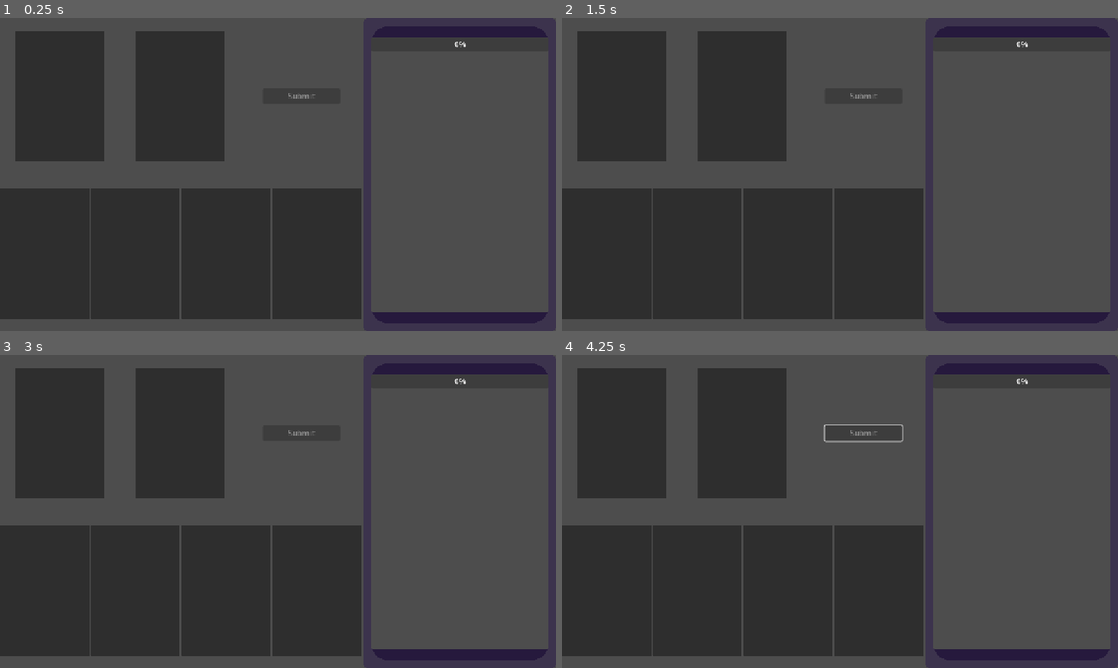
Above: before the commit, frames 1-4 (two rows, left to right).
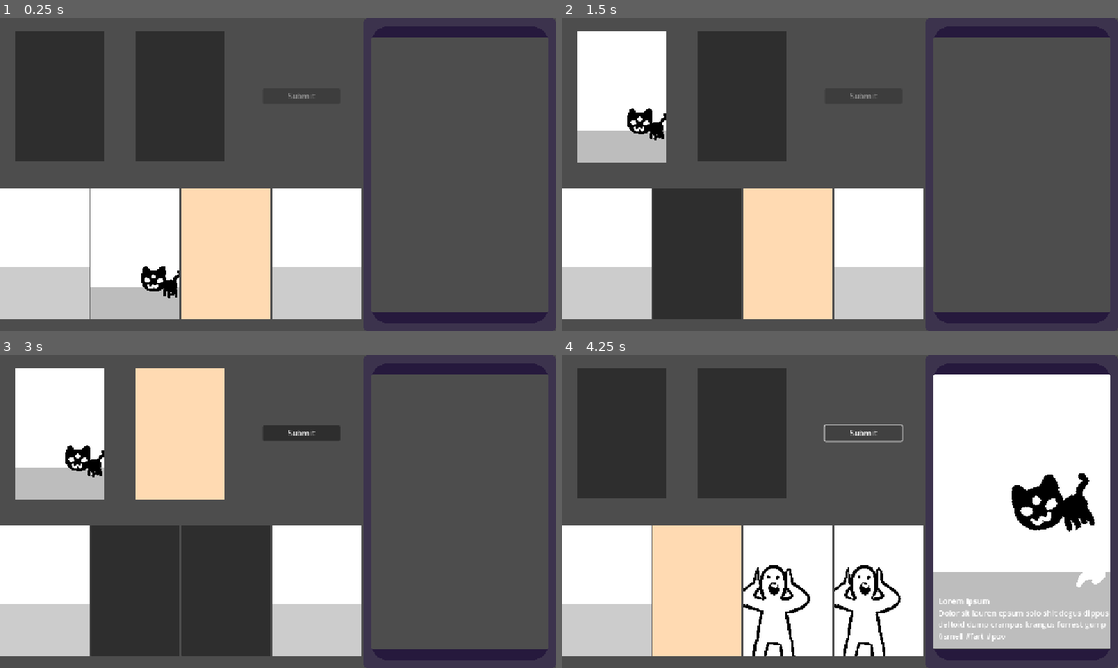
Above: after the commit, the same moments.

Repository: orbital-mage/gmtk-2025
Game: Godot game, scene res://game.tscn
Same seed, same stepped clock (60 frames per second), same inputs: the game is played once before the commit and once after it.
Inputs (mouse positions are in pixels of both pictures, inside the frame that each line leads up to):
- Up to frame 1 (0.25 s): no input
- Up to frame 2 (1.5 s): tap Enter at 0.5 s; move the mouse to (1023, 180) at 0.52 s; press the mouse at (1023, 180) at 0.53 s; tap Space at 1.25 s; move the mouse to (728, 190) at 1.27 s; release the mouse at (728, 190) at 1.28 s; click (728, 190) at 1.35 s
- Up to frame 3 (3 s): tap Enter at 2 s; move the mouse to (333, 442) at 2.02 s; hold Tab (spawn) 2.03-2.78 s; click (333, 442) at 2.3 s; tap Space at 2.75 s; move the mouse to (250, 574) at 2.77 s; click (250, 574) at 2.85 s
- Up to frame 4 (4.25 s): click (862, 433) at 3.5 s, where only the run after the commit has a clickable "Submit"

The runs differ from the first frame. In frame 1, 27% of the frame differs, in the area x 0-84%, y 7-97%; in frame 2, 27%; in frame 3, 27%; in frame 4, 55%, in the area x 0-99%, y 6-97%.
Error before the commit: Parse Error: Identifier "State" not declared in the current scope. (res://phone/phone.gd:17)

Commit message:
play full videos

Diff:
--- a/editor/clips/clips.gd
+++ b/editor/clips/clips.gd
@@ -4,10 +4,10 @@
 
 var rng = RandomNumberGenerator.new()
 var content = [
-	preload("res://scenes/videos_new/cat.tscn"),
-	preload("res://scenes/videos_new/explode.tscn"),
-	preload("res://scenes/videos_new/found_out.tscn"),
-	preload("res://scenes/videos_new/walking.tscn"),
+	preload("res://videos/cat.tscn"),
+	preload("res://videos/explode.tscn"),
+	preload("res://videos/found_out.tscn"),
+	preload("res://videos/walking.tscn")
 ]
 
 func _ready() -> void:
--- /dev/null
+++ b/editor/editor.gd
@@ -0,0 +1,6 @@
+extends Node
+
+signal video_submitted(clips: Array[VideoContent])
+
+func submit_video(clips: Array[VideoContent]) -> void:
+	video_submitted.emit(clips)
--- a/editor/timeline.gd
+++ b/editor/timeline.gd
@@ -25,4 +25,4 @@
 		clips.append(slot.content)
 		slot.clear_content()
 
-	print(clips)
+	Editor.submit_video(clips)
--- a/game.tscn
+++ b/game.tscn
@@ -22,5 +22,5 @@
 [node name="Editor" parent="HBoxContainer" instance=ExtResource("1_feb5d")]
 layout_mode = 2
 
-[node name="PhoneContainer" parent="HBoxContainer" instance=ExtResource("1_e2o6t")]
+[node name="Phone" parent="HBoxContainer" instance=ExtResource("1_e2o6t")]
 layout_mode = 2
--- a/phone/attention_bar.gd
+++ /dev/null
@@ -1,4 +0,0 @@
-extends ProgressBar
-
-func _process(delta: float) -> void:
-	value = State.attention
--- a/phone/data/video_data.gd
+++ b/phone/data/video_data.gd
@@ -1,6 +1,5 @@
 class_name VideoData extends Resource
 
-@export var content: PackedScene
-@export var audio: VideoText
+@export var clips: Array[PackedScene]
 @export var title: String
 @export var description: String
--- /dev/null
+++ b/phone/data/video_data.tres
@@ -0,0 +1,12 @@
+[gd_resource type="Resource" script_class="VideoData" load_steps=4 format=3 uid="uid://cctn2xsu3md74"]
+
+[ext_resource type="PackedScene" uid="uid://c3eo771vnay4y" path="res://videos/walking.tscn" id="1_lmr65"]
+[ext_resource type="Script" uid="uid://c2ikw4g76bhoc" path="res://phone/data/video_data.gd" id="1_r7t6u"]
+[ext_resource type="PackedScene" uid="uid://ryycgbl3h75e" path="res://videos/explode.tscn" id="2_cw31e"]
+
+[resource]
+script = ExtResource("1_r7t6u")
+clips = Array[PackedScene]([ExtResource("1_lmr65"), ExtResource("2_cw31e")])
+title = "Lorem Ipsum"
+description = "Dolor sit lauren epsum solo shit dogus dippus deltoid dump crampus krangus forrest gump"
+metadata/_custom_type_script = "uid://c2ikw4g76bhoc"
--- a/phone/data/video_table.gd
+++ b/phone/data/video_table.gd
@@ -2,8 +2,6 @@
 
 static var rng = RandomNumberGenerator.new()
 static var tables = [
-	load("res://phone/data/jumpscare_table.tres"),
-	load("res://phone/data/talking_table.tres")
 ]
 
 static func randomize() -> VideoData:
@@ -21,6 +19,5 @@
 	return arr[rng.randi_range(0, arr.size() - 1)]
 
 @export var content: Array[PackedScene] = []
-@export var audio: Array[VideoText] = []
 @export var titles: Array[String] = []
 @export var descriptions: Array[String] = []
--- a/phone/phone.gd
+++ b/phone/phone.gd
@@ -11,11 +11,14 @@
 @onready var container: Container = $Videos
 
 func _ready() -> void:
-	current_video = _next_video()
+	Editor.video_submitted.connect(_on_new_video)
+
+func _on_new_video(clips: Array[VideoContent]) -> void:
+	container.remove_child(current_video)
+	current_video = Video.from_clips(clips)
+	container.add_child(current_video)
 
 func _process(delta: float) -> void:
-	State.snooze(delta)
-
 	if scroll == Scroll.DOWN:
 		scroll_vertical += delta * 1600
 		if scroll_vertical == size.y:
--- a/phone/phone.tscn
+++ b/phone/phone.tscn
@@ -1,7 +1,6 @@
-[gd_scene load_steps=4 format=3 uid="uid://w1dfgg65edal"]
+[gd_scene load_steps=3 format=3 uid="uid://w1dfgg65edal"]
 
 [ext_resource type="Script" uid="uid://bprhbwuvj4xrv" path="res://phone/phone.gd" id="1_pu2er"]
-[ext_resource type="Script" uid="uid://bj8j3vsayt2sq" path="res://phone/attention_bar.gd" id="3_prab7"]
 [ext_resource type="Texture2D" uid="uid://b1n6mtp00gquh" path="res://assets/graphics/phone_border.png" id="3_pu2er"]
 
 [node name="Phone" type="Control"]
@@ -35,10 +34,6 @@
 layout_mode = 2
 color = Color(0.150287, 0.100134, 0.240113, 1)
 
-[node name="AttentionBar" type="ProgressBar" parent="Margin/VBoxContainer"]
-layout_mode = 2
-script = ExtResource("3_prab7")
-
 [node name="ScrollContainer" type="ScrollContainer" parent="Margin/VBoxContainer"]
 layout_mode = 2
 size_flags_vertical = 3
--- a/phone/video.gd
+++ b/phone/video.gd
@@ -1,34 +1,37 @@
-@tool
 class_name Video extends Control
 
 static var video_scene = preload("res://phone/video.tscn")
 
 static func create(data: VideoData) -> Video:
-	var video = video_scene.instantiate()
+	var video = video_scene.instantiate() as Video
 
-	video.content_scene = data.content
-
-	video.text_content = data.audio.text
-	video.audio = data.audio.audio
+	for clip in data.clips:
+		video.clips.append(clip.instantiate())
 
 	video.title = data.title
 	video.description = data.description
 
 	return video
 
+static func from_clips(clips: Array[VideoContent]) -> Video:
+	var video = video_scene.instantiate() as Video
+
+	video.clips = clips
+
+	video.title = "Lorem Ipsum"
+	video.description = "Dolor sit lauren epsum solo shit dogus dippus deltoid dump crampus krangus forrest gump"
+
+	return video
+
 @export var title: String
 @export var description: String
 @export var tags: Array[String]
-@export var content_scene: PackedScene
-@export var text_content: String
-@export var audio: AudioStream
+@export var clips: Array[VideoContent] = []
 
-var video: VideoContent
+var current_clip := 0
 
 @onready var info_label: RichTextLabel = $Info
 @onready var content: Node2D = $Content
-@onready var audio_player: AudioStreamPlayer = $AudioStreamPlayer
-@onready var timer: Timer = $Timer
 
 func _ready() -> void:
 	info_label.append_text("[b]%s[/b]" % title)
@@ -39,17 +42,16 @@
 	for tag in tags:
 		info_label.append_text("#%s " % tag)
 
-	audio_player.stream = audio
+	for clip in clips:
+		content.add_child(clip)
+		clip.clip_finished.connect(_on_clip_finished)
+		clip.hide()
 
-	video = content_scene.instantiate()
-	content.add_child(video)
-
-	timer.wait_time = audio.get_length()
+	play()
 
 func play() -> void:
-	timer.start()
-	audio_player.play()
-	video.play()
+	clips[0].show()
+	clips[0].play()
 
 func _on_likes_gui_input(event: InputEvent) -> void:
 	if event is InputEventMouseButton and event.is_action_pressed("click"):
@@ -59,6 +61,17 @@
 	if event is InputEventMouseButton and event.is_action_pressed("click"):
 		print("share")
 
+func _on_clip_finished() -> void:
+	clips[current_clip].pause()
+	clips[current_clip].hide()
+
+	current_clip += 1
+	if current_clip == clips.size():
+		current_clip = 0
+
+	clips[current_clip].show()
+	clips[current_clip].play()
+
 func _on_video_completed() -> void:
 	play()
 	print("video finished")
--- a/phone/video.tscn
+++ b/phone/video.tscn
@@ -1,14 +1,12 @@
-[gd_scene load_steps=6 format=3 uid="uid://b7j8tmmeq2u0x"]
+[gd_scene load_steps=4 format=3 uid="uid://b7j8tmmeq2u0x"]
 
 [ext_resource type="Script" uid="uid://cunvyp7u0olgb" path="res://phone/video.gd" id="1_54tw5"]
-[ext_resource type="PackedScene" uid="uid://bhj4mugmmuvaj" path="res://videos/old/demon_jumpscare.tscn" id="1_077d1"]
 [ext_resource type="Texture2D" uid="uid://dwisv1pyyxccd" path="res://assets/graphics/button_like.png" id="1_vt4bk"]
 [ext_resource type="Texture2D" uid="uid://b3uik4u1kuc3l" path="res://assets/graphics/button_share.png" id="2_077d1"]
-[ext_resource type="AudioStream" uid="uid://vj3rbjbjxaw8" path="res://assets/sounds/kill_you.mp3" id="3_dvvke"]
 
 [node name="Video" type="Control"]
 clip_contents = true
-custom_minimum_size = Vector2(370, 541)
+custom_minimum_size = Vector2(370, 568)
 layout_mode = 3
 anchors_preset = 0
 offset_right = 370.0
@@ -18,16 +16,6 @@
 title = "Fart Productions"
 description = "Smelly video for you"
 tags = Array[String](["smell", "fart", "poo"])
-content_scene = ExtResource("1_077d1")
-text_content = "IM GOING TO KILL YOU"
-audio = ExtResource("3_dvvke")
-
-[node name="Timer" type="Timer" parent="."]
-wait_time = 2.184
-one_shot = true
-
-[node name="AudioStreamPlayer" type="AudioStreamPlayer" parent="."]
-stream = ExtResource("3_dvvke")
 
 [node name="Content" type="Node2D" parent="."]
 
@@ -64,5 +52,3 @@
 layout_mode = 2
 texture = ExtResource("2_077d1")
 stretch_mode = 5
-
-[connection signal="timeout" from="Timer" to="." method="_on_video_completed"]
--- a/phone/video_queue.gd
+++ b/phone/video_queue.gd
@@ -24,4 +24,4 @@
 	return current_video
 
 func _randomize_video() -> void:
-	current_video = Video.create(VideoTable.randomize())
+	current_video = Video.create(load("res://phone/data/video_data.tres"))
--- a/project.godot
+++ b/project.godot
@@ -22,6 +22,7 @@
 [autoload]
 
 VideoQueue="*res://phone/video_queue.gd"
+Editor="*res://editor/editor.gd"
 
 [display]
 
--- a/videos/cat.tscn
+++ b/videos/cat.tscn
@@ -84,8 +84,9 @@
 outline_size = 20
 outline_color = Color(0, 0, 0, 1)
 
-[node name="Clip" type="Node2D"]
+[node name="Clip" type="Node2D" node_paths=PackedStringArray("player")]
 script = ExtResource("1_l8bj0")
+player = NodePath("AnimationPlayer")
 
 [node name="AnimationPlayer" type="AnimationPlayer" parent="."]
 libraries = {
--- a/videos/explode.tscn
+++ b/videos/explode.tscn
@@ -61,8 +61,9 @@
 outline_size = 20
 outline_color = Color(0, 0, 0, 1)
 
-[node name="Clip" type="Node2D"]
+[node name="Clip" type="Node2D" node_paths=PackedStringArray("player")]
 script = ExtResource("1_wgvct")
+player = NodePath("AnimationPlayer")
 
 [node name="AnimationPlayer" type="AnimationPlayer" parent="."]
 libraries = {
--- a/videos/found_out.tscn
+++ b/videos/found_out.tscn
@@ -85,8 +85,9 @@
 outline_size = 20
 outline_color = Color(0, 0, 0, 1)
 
-[node name="Clip" type="Node2D"]
+[node name="Clip" type="Node2D" node_paths=PackedStringArray("player")]
 script = ExtResource("1_ivsv0")
+player = NodePath("AnimationPlayer")
 
 [node name="AnimationPlayer" type="AnimationPlayer" parent="."]
 libraries = {
--- a/videos/utils/content.gd
+++ b/videos/utils/content.gd
@@ -1,18 +1,24 @@
 class_name VideoContent extends Node2D
 
-var players: Array[AnimationPlayer]
+signal clip_finished
+
+@export var player: AnimationPlayer
+
+var animation: String
 
 func _ready() -> void:
-	for player: AnimationPlayer in find_children("*", "AnimationPlayer"):
-		players.append(player)
-		player.stop()
+	animation = player.current_animation
+	player.stop()
+
+	player.animation_finished.connect(_on_animation_finished)
 
 func play():
-	for player: AnimationPlayer in players:
-		var current_anim: String = player.current_animation
-		player.stop()
-		player.play(current_anim)
+	player.stop()
+	player.play(animation)
 
 func pause():
-	for player: AnimationPlayer in players:
-		player.stop()
+	player.stop()
+
+func _on_animation_finished(anim_name: String) -> void:
+	if anim_name == animation:
+		clip_finished.emit()
--- a/videos/walking.tscn
+++ b/videos/walking.tscn
@@ -81,8 +81,9 @@
 &"clip": SubResource("Animation_w3d7d")
 }
 
-[node name="Clip" type="Node2D"]
+[node name="Clip" type="Node2D" node_paths=PackedStringArray("player")]
 script = ExtResource("1_hpold")
+player = NodePath("AnimationPlayer")
 
 [node name="Background" type="ColorRect" parent="."]
 clip_contents = true
Not shown, added: editor/editor.gd.uid
Not shown, removed: phone/attention_bar.gd.uid
Not shown: 4 places in videos/old/guy_talking.tscn that only renumber resources
